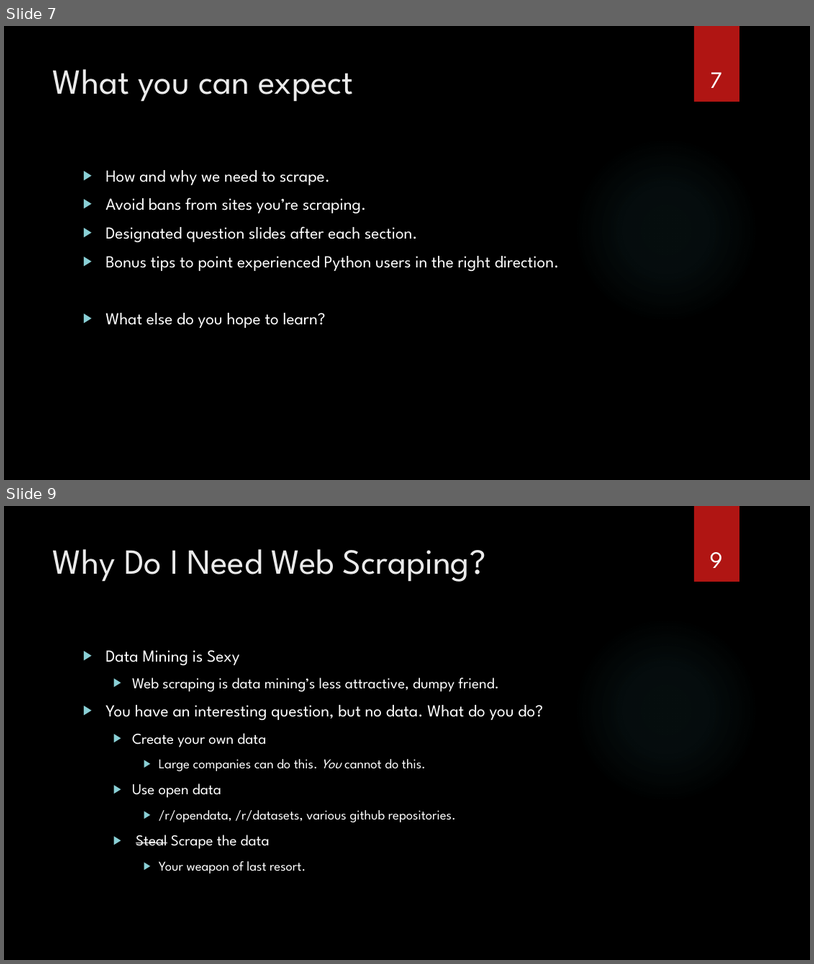
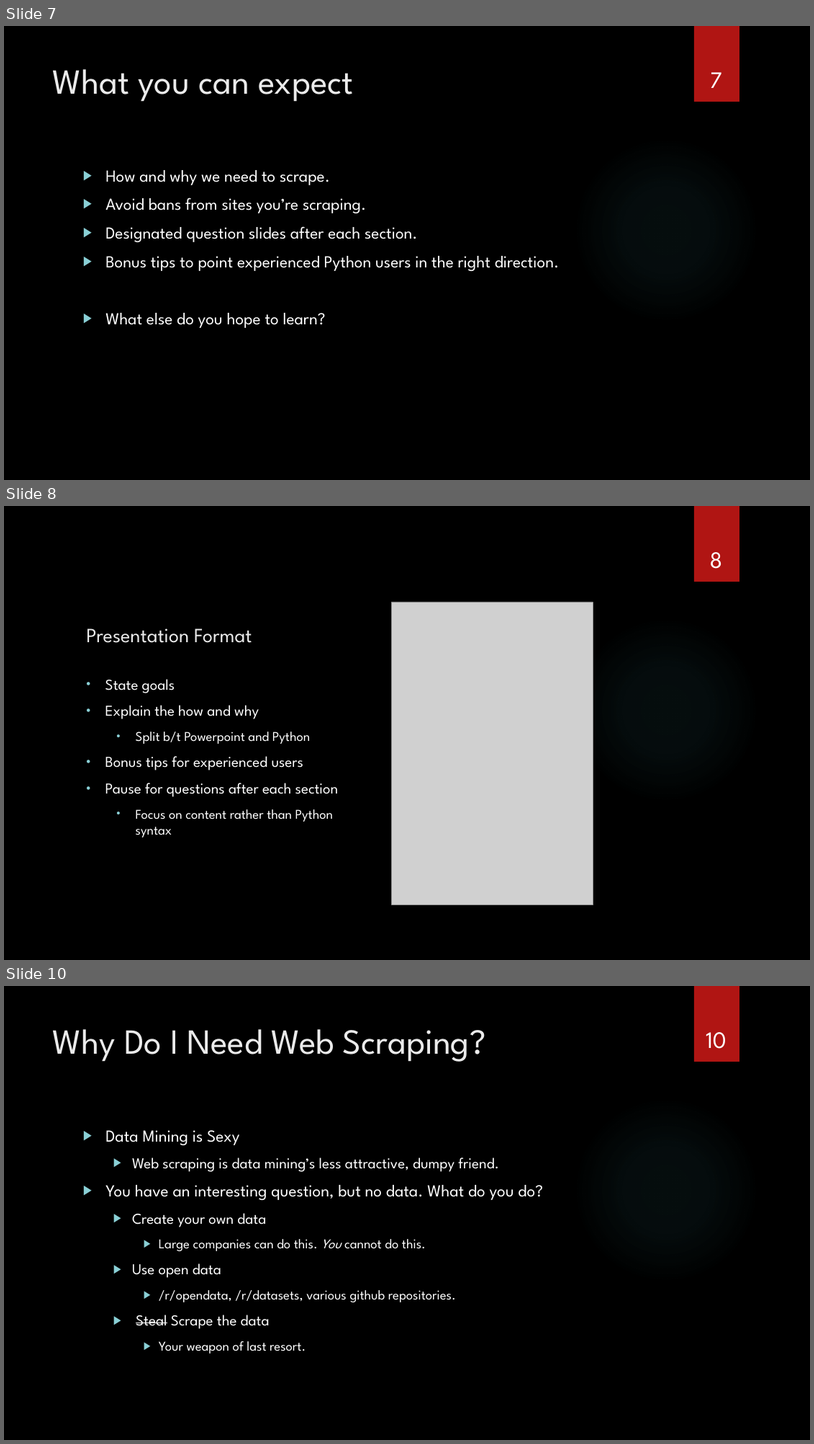
Before and after one commit to nicholas-vogt/modeling-march-madness, a slide deck: 1 Web Scraping.pptx. Shown one above the other, each under a label of ours: slides 7 and 9 before the commit, slides 7, 8 and 10 after it; the slides between them are not shown. The pictures are 814x964 and 814x1444 pixels, drawn with LibreOffice and Linux fonts; fonts in the diff are those of the drawing; grey boxes stand for pictures; background and template pictures are left out. Boxes give left, top, right and bottom in pixels: in the first picture for what was removed or moved away, otherwise in the second. Text is boxed around its words. In the diff, an @@ line names an element or a change of style, - is before the commit and + after.

```diff
--- a/1 Web Scraping.pptx
+++ b/1 Web Scraping.pptx
@@ slide 8 added at (4,506,810,960), background picture (left out); not listed: 2 template elements that a slide beside it also shows @@
@@ page number added at (710,552,723,569), 28 pt, text #FFFFFF @@
+8
@@ picture added at (392,602,593,904) @@
@@ title added at (86,628,252,643), 24 pt, text #EBEBEB @@
+Presentation Format
@@ text added at (106,679,339,837), 18 pt, text #FFFFFF @@
+• State goals
+• Explain the how and why
+  • Split b/t Powerpoint and Python
+• Bonus tips for experienced users
+• Pause for questions after each section
+  • Focus on content rather than Python syntax
@@ what was slide 9 is now slide 10 @@
@@ page number at (706,1032,727,1049): text changed @@
-9
+10
```
Also in this commit, not shown: 5 slides changed, 6 other files.
